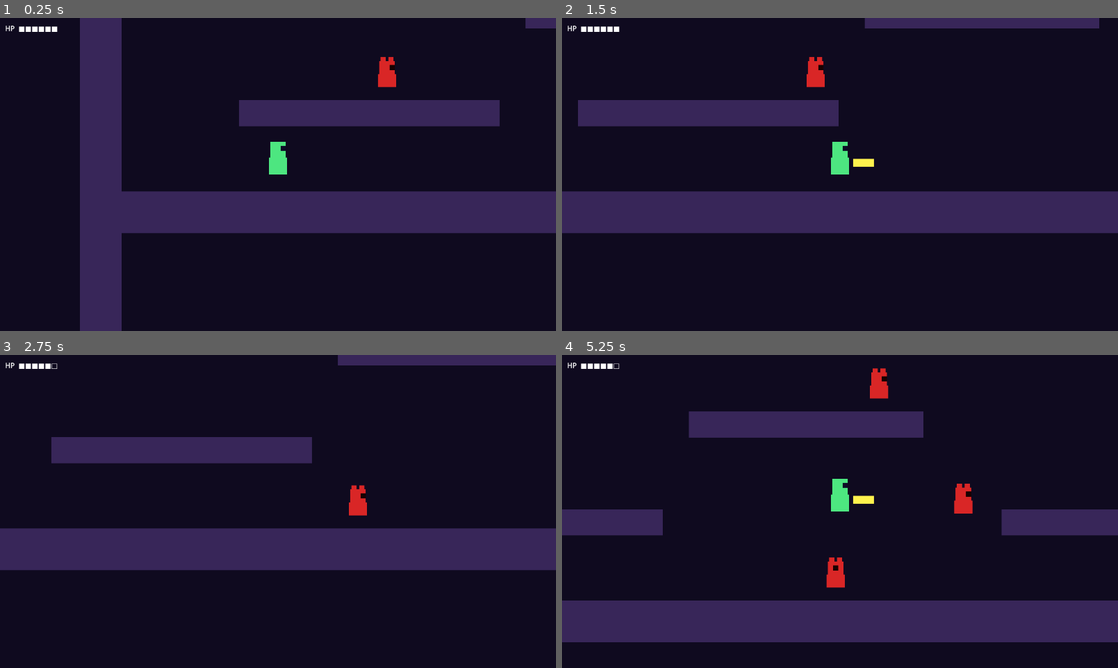
Above: before the commit, frames 1-4 (two rows, left to right).
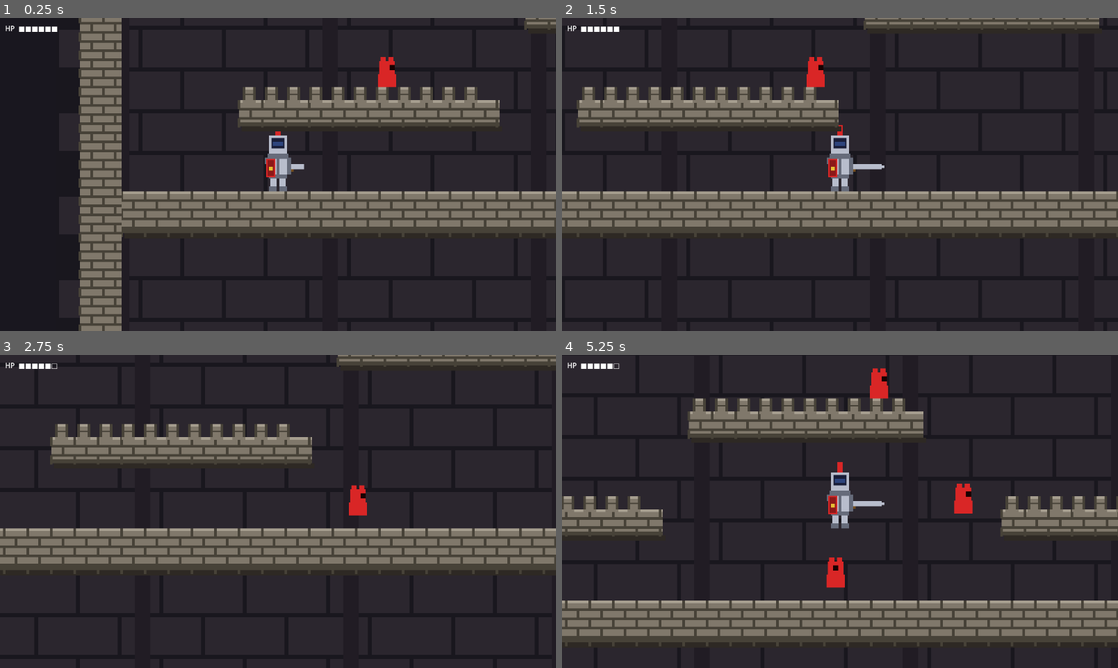
Above: after the commit, the same moments.

Repository: furgalep/one-dot-tee
Game: Godot game, scene res://scenes/main/main.tscn
The game is run twice, just before and just after one commit, with the same random seed, the same clock (stepped at 60 frames per second) and the same inputs.
Inputs:
- Up to frame 1 (0.25 s): no input
- Up to frame 2 (1.5 s): tap Enter (ui_accept) at 0.5, 0.77 s; hold Right (ui_right) from 0.53 s (still down); tap Z at 0.6 s; tap X at 1.35 s
- Up to frame 3 (2.75 s): tap Enter (ui_accept) at 1.52 s; release Right (ui_right) at 2.03 s; hold Left (ui_left) from 2.03 s (still down); tap J at 2.1 s
- Up to frame 4 (5.25 s): release Left (ui_left) at 2.78 s; hold Right (ui_right) 2.78-4.28 s; tap Z at 2.85, 5.1 s; tap Enter (ui_accept) at 3.02, 3.77, 4.52 s; tap X at 3.6 s; hold Left (ui_left) 4.28-5.03 s; tap J at 4.35 s; hold Right (ui_right) from 5.03 s (still down)

The runs differ from the first frame. In frame 1, 74% of the frame differs, in the area x 10-100%, y 0-100%; in frame 2, 83%; in frame 3, 85%; in frame 4, 85%, in the area x 0-100%, y 0-100%.

Commit message:
Add castle visuals, knight player, and audio editor tool
- Stone brick platforms with battlements and drop shadows
- Tiled dungeon stone wall background with pillar strips
- Knight player: helmet, plume, visor, chest plate, shield, sword
- Standalone HTML audio recorder for all 5 game sounds
- CLAUDE.md with project rules

Co-Authored-By: Claude Sonnet 4.6 <noreply@anthropic.com>

Diff:
--- a/project.godot
+++ b/project.godot
@@ -23,5 +23,5 @@
 [rendering]
 
 renderer/rendering_method="mobile"
-environment/defaults/default_clear_color=Color(0.06, 0.04, 0.12, 1)
+environment/defaults/default_clear_color=Color(0.10, 0.09, 0.12, 1)
 textures/canvas_textures/default_texture_filter=0
--- /dev/null
+++ b/scripts/castle_bg.gd
@@ -0,0 +1,34 @@
+extends Node2D
+
+# Draws a tiled stone wall behind the level
+const W := 1380.0
+const H := 900.0
+
+func _draw() -> void:
+	# Base fill
+	draw_rect(Rect2(-50, -200, W + 100, H + 300), Color(0.10, 0.09, 0.12))
+
+	# Stone blocks
+	var stone := Color(0.17, 0.15, 0.18)
+	var bw := 64.0
+	var bh := 32.0
+	var row := 0
+	var y := -192.0
+	while y < H + 64:
+		var off := (row % 2) * (bw * 0.5)
+		var x := -48.0
+		while x < W:
+			draw_rect(Rect2(x + off, y, bw - 3, bh - 3), stone)
+			x += bw
+		y += bh
+		row += 1
+
+	# Vertical pillar strips every 160px for depth
+	var pillar_col := Color(0.13, 0.11, 0.14)
+	var x := 0.0
+	while x <= W:
+		draw_rect(Rect2(x - 6, -200, 12, H + 400), pillar_col)
+		x += 160.0
+
+	# Ambient top darkness (ceiling)
+	draw_rect(Rect2(-50, -200, W + 100, 100), Color(0.05, 0.04, 0.07))
--- /dev/null
+++ b/scripts/castle_platform.gd
@@ -0,0 +1,64 @@
+extends Node2D
+
+var w: float = 200.0
+var h: float = 20.0
+var battlements: bool = true
+
+var _stone  := Color(0.50, 0.47, 0.42)
+var _dark   := Color(0.28, 0.26, 0.22)
+var _light  := Color(0.65, 0.62, 0.56)
+var _shadow := Color(0.18, 0.16, 0.14)
+
+func _draw() -> void:
+	var hw := w / 2.0
+	var hh := h / 2.0
+
+	# Drop shadow
+	draw_rect(Rect2(-hw + 2, hh, w, 4), _shadow)
+
+	# Base stone
+	draw_rect(Rect2(-hw, -hh, w, h), _stone)
+
+	# Bottom shadow strip
+	draw_rect(Rect2(-hw, hh - 3, w, 3), _dark)
+
+	# Top highlight
+	draw_rect(Rect2(-hw, -hh, w, 2), _light)
+
+	# Brick rows — horizontal mortar lines
+	var bh := 7.0
+	var y := -hh + bh
+	while y < hh:
+		draw_rect(Rect2(-hw, y - 1, w, 2), _dark)
+		y += bh
+
+	# Brick columns — vertical mortar (alternating offset per row)
+	var bw := 18.0
+	y = -hh
+	var row := 0
+	while y < hh:
+		var off := (row % 2) * (bw * 0.5)
+		var x := -hw + off
+		while x < hw:
+			draw_rect(Rect2(x - 1, y, 2, bh), _dark)
+			x += bw
+		y += bh
+		row += 1
+
+	# Battlements (crenellations on top)
+	if battlements:
+		var mw := 10.0  # merlon width
+		var gw :=  7.0  # gap (crenel) width
+		var mh := 10.0  # merlon height
+		var x   := -hw + 3.0
+		while x + mw <= hw - 2:
+			# Merlon body
+			draw_rect(Rect2(x, -hh - mh, mw, mh + 2), _stone)
+			# Top highlight
+			draw_rect(Rect2(x, -hh - mh, mw, 2), _light)
+			# Side shadows
+			draw_rect(Rect2(x, -hh - mh, 2, mh), _dark)
+			draw_rect(Rect2(x + mw - 2, -hh - mh, 2, mh), _dark)
+			# Brick line on merlon
+			draw_rect(Rect2(x, -hh - mh + 5, mw, 1), _dark)
+			x += mw + gw
--- a/scripts/level2.gd
+++ b/scripts/level2.gd
@@ -3,21 +3,18 @@
 const Enemy = preload("res://scenes/enemy/enemy.tscn")
 const Goal = preload("res://scenes/goal/goal.tscn")
 const WinAnim = preload("res://scenes/win_anim/win_anim.tscn")
+const CastleBg = preload("res://scripts/castle_bg.gd")
 
 func _ready() -> void:
-	# Dark red background
-	var bg_layer := CanvasLayer.new()
-	bg_layer.layer = -1
-	var bg := ColorRect.new()
-	bg.set_anchors_preset(Control.PRESET_FULL_RECT)
-	bg.color = Color(0.1, 0.03, 0.03)
-	bg_layer.add_child(bg)
-	add_child(bg_layer)
+	# Background stone wall (red-tinted for level 2)
+	var bg := CastleBg.new()
+	bg.z_index = -10
+	add_child(bg)
 
 	# Floor + walls
-	_platform(640, 716, 1280, 32, Color(0.35, 0.1, 0.08))
-	_platform(-16, 400, 32, 820, Color(0.35, 0.1, 0.08))
-	_platform(1296, 400, 32, 820, Color(0.35, 0.1, 0.08))
+	_platform(640, 716, 1280, 32, false)
+	_platform(-16, 400, 32, 820, false)
+	_platform(1296, 400, 32, 820, false)
 
 	# Platforms — tighter horizontal spacing, same ~70px vertical gap
 	# Row 1  y=640
@@ -100,7 +97,9 @@
 	anim.next_level = "res://scenes/main/main.tscn"  # loop back to level 1
 	add_child(anim)
 
-func _platform(cx: float, cy: float, w: float, h: float, col := Color(0.32, 0.1, 0.08)) -> void:
+const CastlePlatform = preload("res://scripts/castle_platform.gd")
+
+func _platform(cx: float, cy: float, w: float, h: float, show_battlements: bool = true) -> void:
 	var body := StaticBody2D.new()
 	body.position = Vector2(cx, cy)
 	body.collision_layer = 1
@@ -112,10 +111,15 @@
 	c.shape = rect
 	body.add_child(c)
 
-	var vis := ColorRect.new()
-	vis.size = Vector2(w, h)
-	vis.position = Vector2(-w / 2.0, -h / 2.0)
-	vis.color = col
+	var vis := CastlePlatform.new()
+	vis.w = w
+	vis.h = h
+	vis.battlements = show_battlements
+	# Slightly warmer stone tone for level 2
+	vis._stone  = Color(0.48, 0.40, 0.35)
+	vis._dark   = Color(0.26, 0.20, 0.18)
+	vis._light  = Color(0.62, 0.54, 0.48)
+	vis._shadow = Color(0.16, 0.12, 0.10)
 	body.add_child(vis)
 
 	add_child(body)
--- a/scripts/main.gd
+++ b/scripts/main.gd
@@ -3,12 +3,18 @@
 const Enemy = preload("res://scenes/enemy/enemy.tscn")
 const Goal = preload("res://scenes/goal/goal.tscn")
 const WinAnim = preload("res://scenes/win_anim/win_anim.tscn")
+const CastleBg = preload("res://scripts/castle_bg.gd")
 
 func _ready() -> void:
+	# Background stone wall
+	var bg := CastleBg.new()
+	bg.z_index = -10
+	add_child(bg)
+
 	# Floor + walls
-	_platform(640, 716, 1280, 32)
-	_platform(-16, 400, 32, 820)
-	_platform(1296, 400, 32, 820)
+	_platform(640, 716, 1280, 32, false)
+	_platform(-16, 400, 32, 820, false)
+	_platform(1296, 400, 32, 820, false)
 
 	# Platforms — each row ~70-75px above the last (jump height ~90px)
 	# Row 1  y=640
@@ -67,7 +73,9 @@
 	anim.next_level = "res://scenes/level2/level2.tscn"
 	add_child(anim)
 
-func _platform(cx: float, cy: float, w: float, h: float) -> void:
+const CastlePlatform = preload("res://scripts/castle_platform.gd")
+
+func _platform(cx: float, cy: float, w: float, h: float, show_battlements: bool = true) -> void:
 	var body := StaticBody2D.new()
 	body.position = Vector2(cx, cy)
 	body.collision_layer = 1
@@ -79,10 +87,10 @@
 	col.shape = rect
 	body.add_child(col)
 
-	var vis := ColorRect.new()
-	vis.size = Vector2(w, h)
-	vis.position = Vector2(-w / 2.0, -h / 2.0)
-	vis.color = Color(0.22, 0.15, 0.35)
+	var vis := CastlePlatform.new()
+	vis.w = w
+	vis.h = h
+	vis.battlements = show_battlements
 	body.add_child(vis)
 
 	add_child(body)
--- a/scripts/player.gd
+++ b/scripts/player.gd
@@ -61,16 +61,52 @@
 func _draw() -> void:
 	if flash:
 		return
-	var col = Color(0.3, 0.9, 0.5)
-	# Body
-	draw_rect(Rect2(-7, -13, 14, 13), col)
-	# Head
-	draw_rect(Rect2(-6, -25, 12, 14), col)
-	# Eye
-	draw_rect(Rect2(facing * 2.0, -22.0, 4, 4), Color(0.05, 0.05, 0.15))
-	# Sword flash on attack
+	var silver    := Color(0.72, 0.74, 0.80)
+	var dk_silver := Color(0.40, 0.42, 0.48)
+	var visor_col := Color(0.10, 0.12, 0.22)
+	var red       := Color(0.85, 0.15, 0.15)
+	var gold      := Color(0.90, 0.75, 0.20)
+	var leather   := Color(0.45, 0.30, 0.12)
+
+	# --- Plume ---
+	draw_rect(Rect2(-2, -38, 4, 12), red)
+
+	# --- Helmet ---
+	draw_rect(Rect2(-7, -30, 14, 18), silver)       # main
+	draw_rect(Rect2(-8, -16, 16,  4), dk_silver)    # brim
+	draw_rect(Rect2(-5, -28, 10,  8), visor_col)    # visor
+	draw_rect(Rect2(-4, -25,  8,  3), Color(0.3, 0.5, 0.9, 0.4))  # eye slit glint
+
+	# --- Shoulder pads ---
+	draw_rect(Rect2(-10, -13,  6, 5), dk_silver)
+	draw_rect(Rect2(  4, -13,  6, 5), dk_silver)
+
+	# --- Chest plate ---
+	draw_rect(Rect2(-7, -12, 14, 14), silver)
+	draw_rect(Rect2(-1, -12,  2, 14), dk_silver)    # centre seam
+	draw_rect(Rect2(-7,   0, 14,  3), dk_silver)    # belt
+
+	# --- Legs ---
+	draw_rect(Rect2(-6,  3,  5,  8), silver)
+	draw_rect(Rect2( 1,  3,  5,  8), silver)
+	draw_rect(Rect2(-7,  9,  6,  4), dk_silver)     # left boot
+	draw_rect(Rect2( 1,  9,  6,  4), dk_silver)     # right boot
+
+	# --- Shield (opposite side from sword) ---
+	var sx := -facing * 8.0
+	draw_rect(Rect2(sx - 1, -12,  7, 14), red)
+	draw_rect(Rect2(sx,     -11,  5, 12), Color(0.55, 0.10, 0.10))
+	draw_rect(Rect2(sx + 1,  -6,  3,  3), gold)     # emblem
+
+	# --- Sword ---
+	var wx := facing * 8.0
+	draw_rect(Rect2(wx,            -5, facing * 4,  3), leather)   # handle
+	draw_rect(Rect2(wx - facing,   -9, facing * 3,  9), dk_silver) # guard
 	if is_attacking:
-		draw_rect(Rect2(facing * 10.0, -12.0, facing * 16.0, 6.0), Color(1.0, 0.95, 0.3))
+		draw_rect(Rect2(wx + facing * 2, -8, facing * 22, 4), silver)  # blade
+		draw_rect(Rect2(wx + facing * 22,-7, facing *  4, 2), silver)  # tip
+	else:
+		draw_rect(Rect2(wx + facing * 2, -8, facing * 10, 4), silver)  # sheathed blade
 
 func _physics_process(delta: float) -> void:
 	if not is_on_floor():
Not shown, added: scripts/castle_bg.gd.uid
Not shown, added: scripts/castle_platform.gd.uid
Not shown, added: CLAUDE.md
Not shown, added: tools/audio_editor.html
